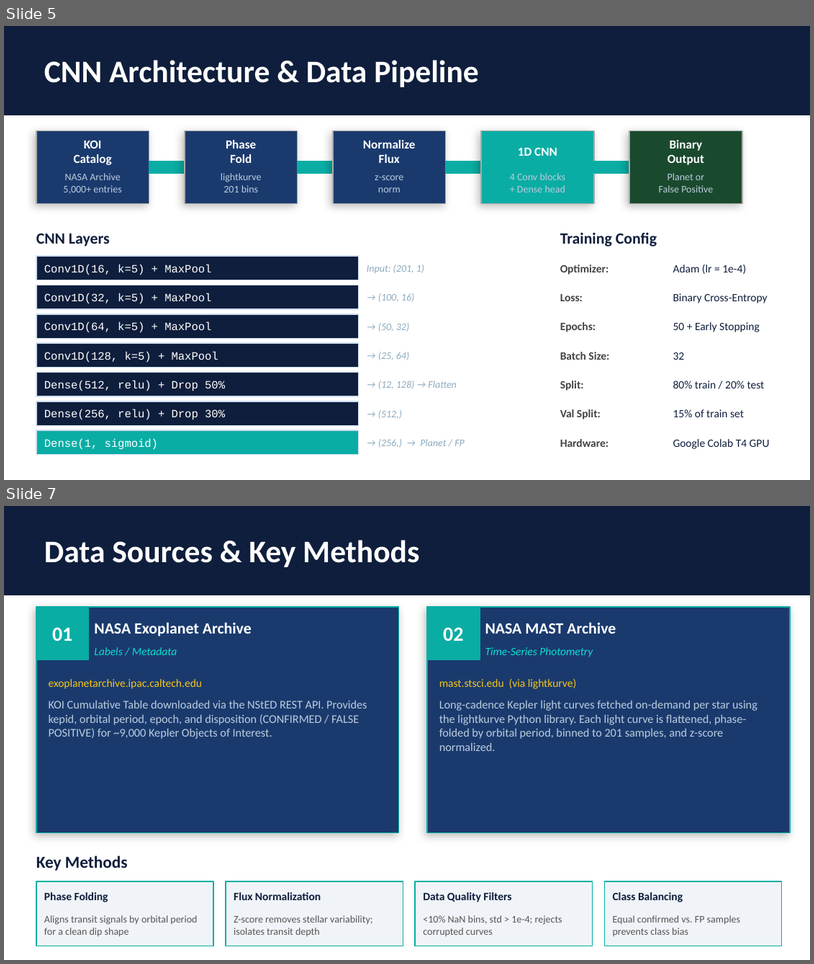
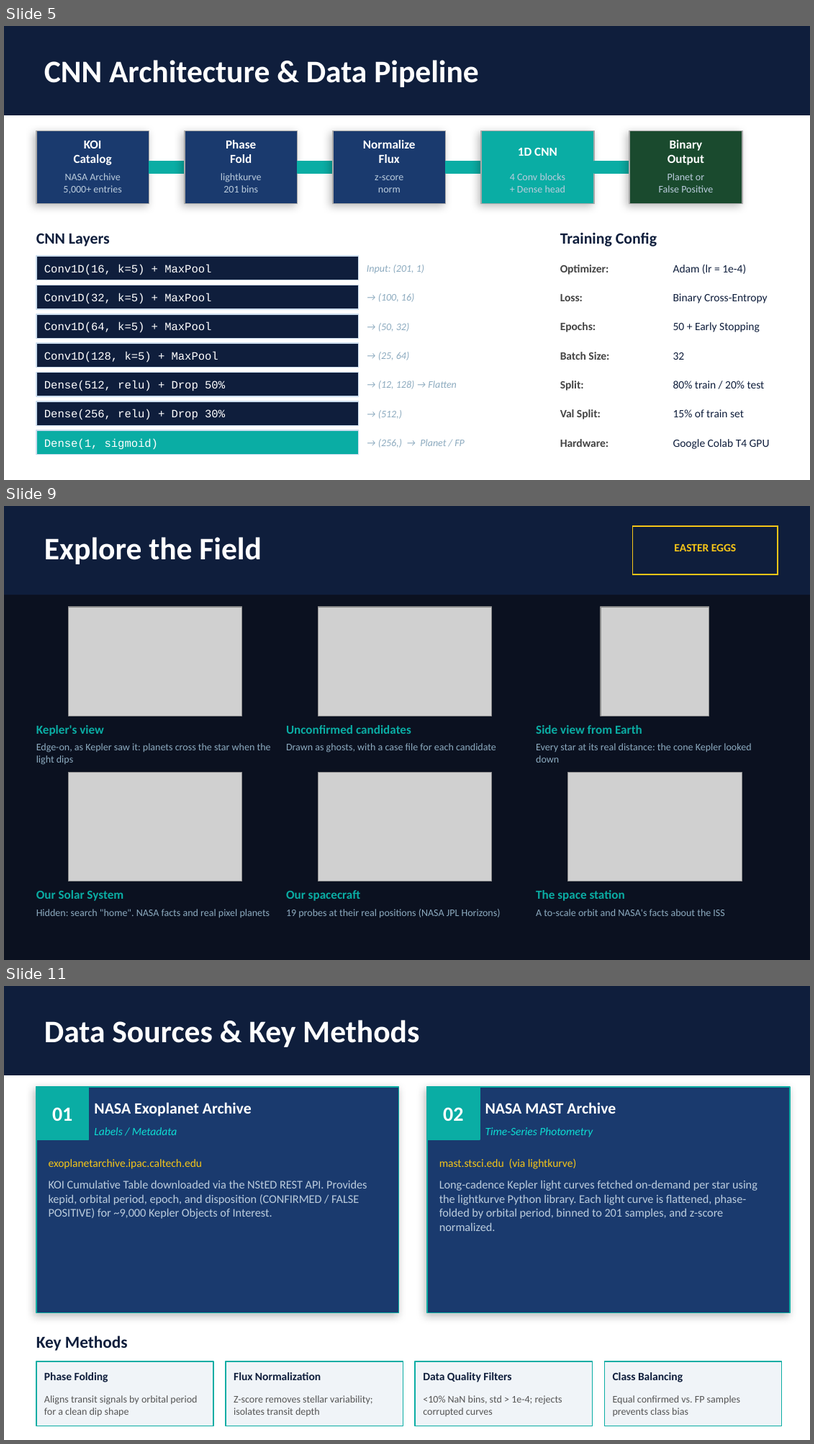
Before and after one commit to med27-coder/cv-project-kepler-exoplanet-detection-inventory, a slide deck: docs/Exoplanet_CV_Portfolio_FM.pptx. Shown one above the other, each under a label of ours: slides 5 and 7 before the commit, slides 5, 9 and 11 after it; the slides between them are not shown. The pictures are 814x964 and 814x1444 pixels, drawn with LibreOffice and Linux fonts; fonts in the diff are those of the drawing; grey boxes stand for pictures. Boxes give left, top, right and bottom in pixels: in the first picture for what was removed or moved away, otherwise in the second. Text is boxed around its words. In the diff, an @@ line names an element or a change of style, - is before the commit and + after.

```diff
--- a/docs/Exoplanet_CV_Portfolio_FM.pptx
+++ b/docs/Exoplanet_CV_Portfolio_FM.pptx
@@ slide 9 added at <box>4,506,810,960</box>, background #0B1120 @@
@@ rectangle added at <box>4,506,810,595</box>, fill #0F1E3C @@
@@ rectangle added at <box>633,526,778,574</box>, fill #0F1E3C, outline #F5C518 1 pt @@
@@ text added at <box>44,537,262,564</box>, 28 pt, text #FFFFFF, bold @@
+Explore the Field
@@ text added at <box>674,543,736,551</box>, 10 pt, text #F5C518, bold @@
+EASTER EGGS
@@ picture added at <box>69,607,243,716</box> @@
@@ picture added at <box>319,607,493,716</box> @@
@@ picture added at <box>601,607,710,716</box> @@
@@ text added at <box>36,725,104,736</box>, 11 pt, text #0AADA4, bold @@
+Kepler's view
@@ text added at <box>36,743,271,764</box>, 9 pt, text #8CAABF @@
+Edge-on, as Kepler saw it: planets cross the star when the light dips
@@ text added at <box>286,725,412,734</box>, 11 pt, text #0AADA4, bold @@
+Unconfirmed candidates
@@ text added at <box>286,743,496,752</box>, 9 pt, text #8CAABF @@
+Drawn as ghosts, with a case file for each candidate
@@ text added at <box>536,725,643,734</box>, 11 pt, text #0AADA4, bold @@
+Side view from Earth
@@ text added at <box>536,743,751,762</box>, 9 pt, text #8CAABF @@
+Every star at its real distance: the cone Kepler looked down
@@ picture added at <box>69,772,243,881</box> @@
@@ picture added at <box>319,772,493,881</box> @@
@@ picture added at <box>568,772,742,881</box> @@
@@ text added at <box>36,890,124,901</box>, 11 pt, text #0AADA4, bold @@
+Our Solar System
@@ text added at <box>286,890,360,901</box>, 11 pt, text #0AADA4, bold @@
+Our spacecraft
@@ text added at <box>536,890,625,901</box>, 11 pt, text #0AADA4, bold @@
+The space station
@@ text added at <box>36,908,270,917</box>, 9 pt, text #8CAABF @@
+Hidden: search "home". NASA facts and real pixel planets
@@ text added at <box>286,908,501,917</box>, 9 pt, text #8CAABF @@
+19 probes at their real positions (NASA JPL Horizons)
@@ text added at <box>536,908,725,916</box>, 9 pt, text #8CAABF @@
+A to-scale orbit and NASA's facts about the ISS
@@ what was slide 7 is now slide 11 @@
```
Also in this commit, not shown: 4 slides changed, 3 other slides added, 40 other files.
